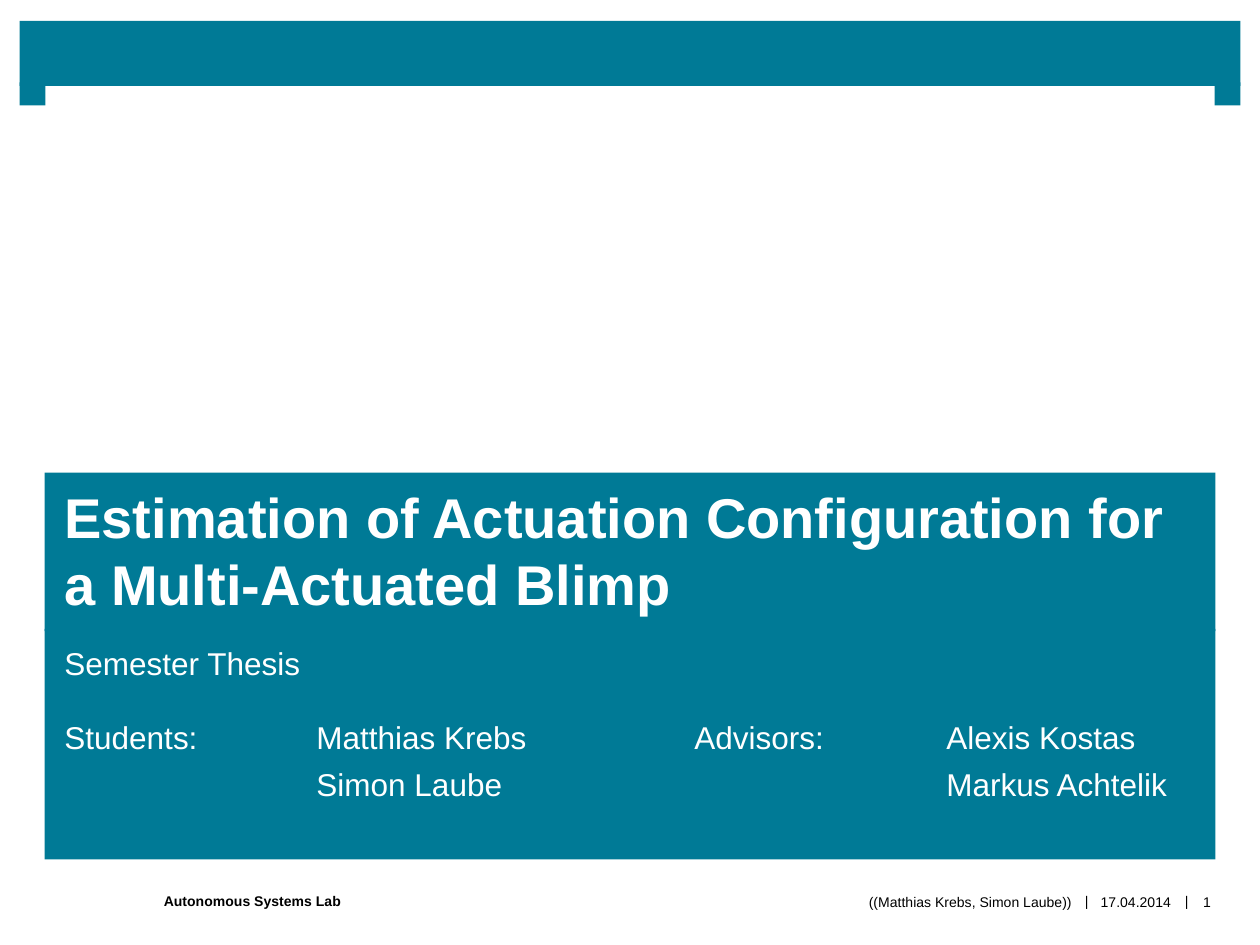
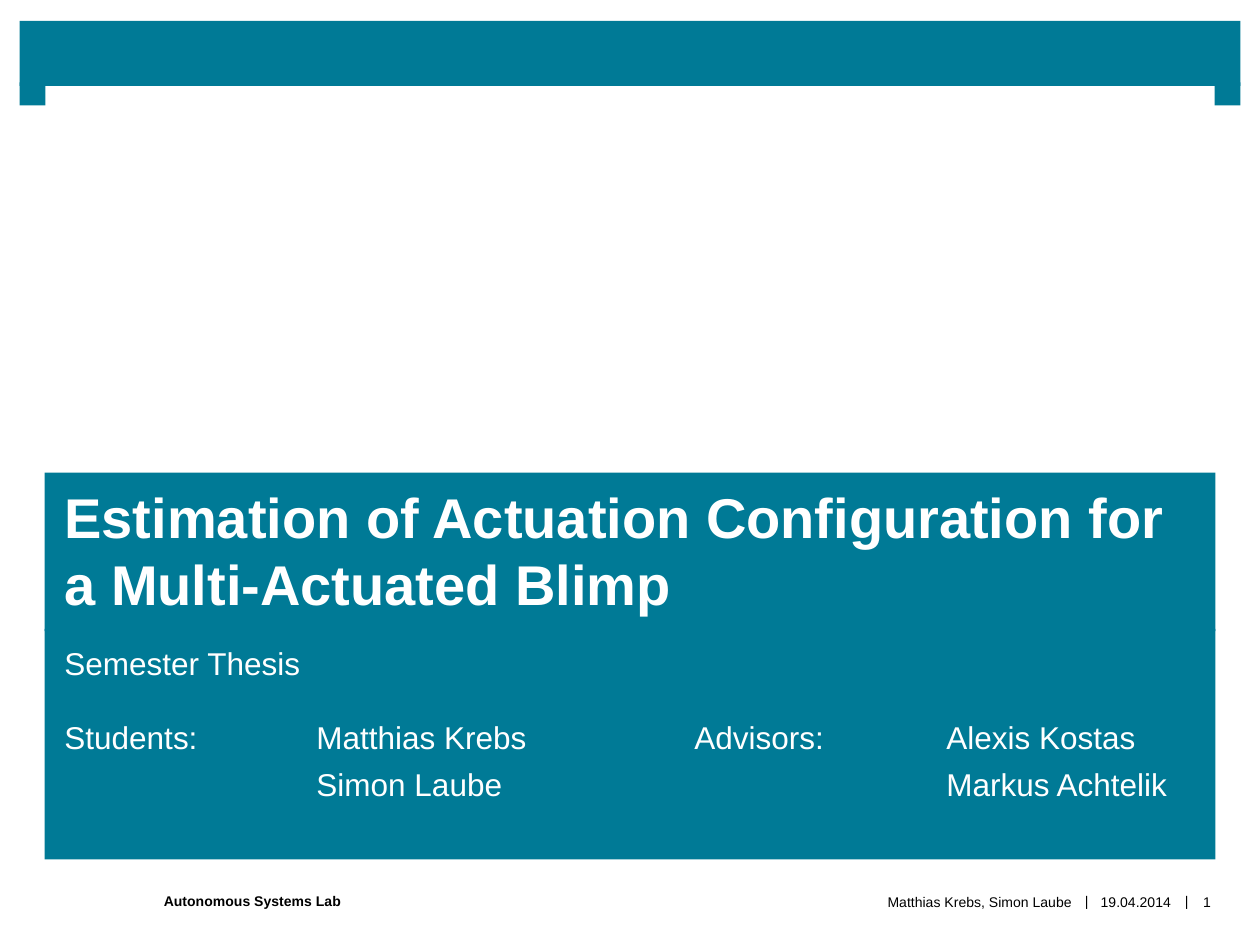
Before and after one commit to makrebs/AU_estimator_doc, a slide deck: slide 1 of 02_Presentation/0201_Intermediate/Intermediate_Semesterthesis_v0.pptx. Drawn at 1260x945 pixels with LibreOffice and Linux fonts; fonts in the diff are those of the drawing; background and template pictures are left out. Boxes give left, top, right and bottom in pixels: in the first picture for what was removed or moved away, otherwise in the second. Text is boxed around its words. In the diff, an @@ line names an element or a change of style, - is before the commit and + after.

```diff
--- a/02_Presentation/0201_Intermediate/Intermediate_Semesterthesis_v0.pptx
+++ b/02_Presentation/0201_Intermediate/Intermediate_Semesterthesis_v0.pptx
@@ text at bbox=[888, 897, 1072, 909]: text changed @@
-((Matthias Krebs, Simon Laube))
+Matthias Krebs, Simon Laube
@@ text at bbox=[1101, 897, 1171, 907]: text changed @@
-17.04.2014
+19.04.2014
```
Also in this commit, not shown: 3 other slides changed, 2 slides added, 6 slides removed.
